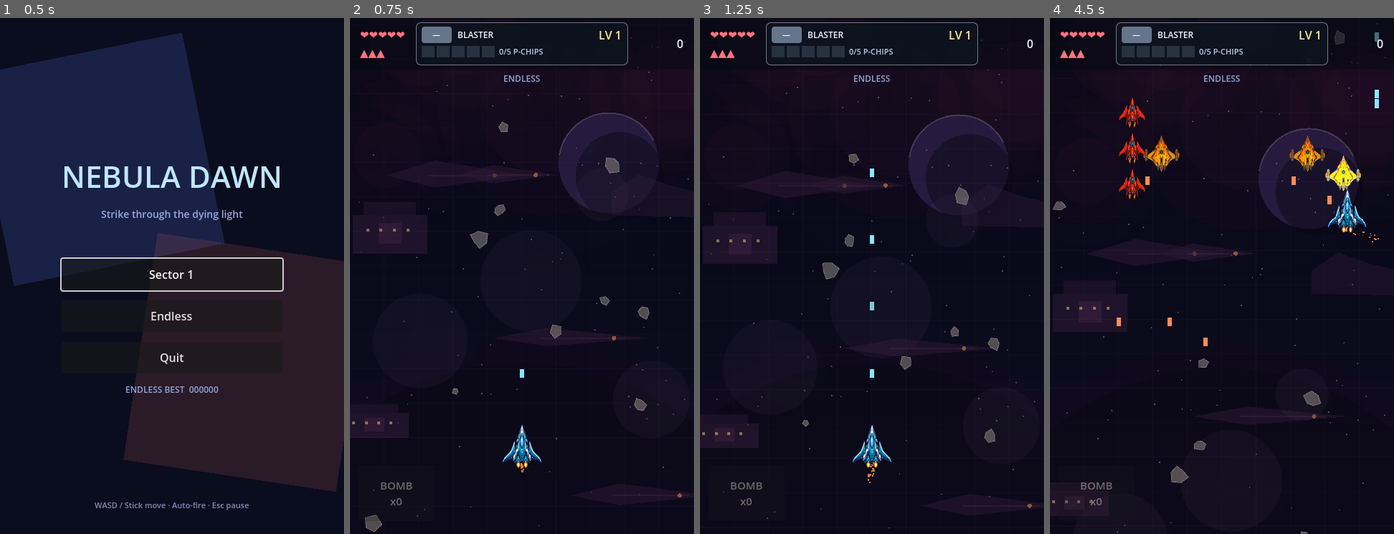
Above: before the commit, frames 1-4 (left to right).
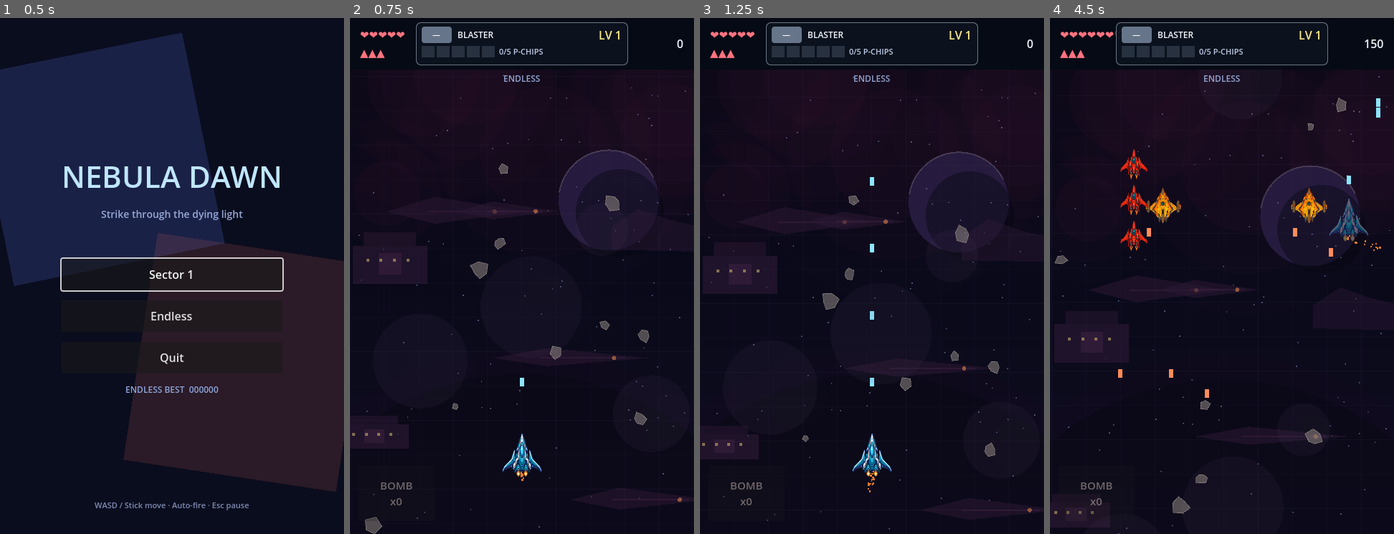
Above: after the commit, the same moments.

Repository: brottman/nebula-dawn
Game: Godot game, scene res://scenes/ui/main_menu.tscn
Same seed, same stepped clock (60 frames per second), same inputs: the game is played once before the commit and once after it.
Inputs (mouse positions are in pixels of both pictures, inside the frame that each line leads up to):
- Up to frame 1 (0.5 s): no input
- Up to frame 2 (0.75 s): click "Endless" at 0.5 s
- Up to frame 3 (1.25 s): no input
- Up to frame 4 (4.5 s): move the mouse to (1297, 250) at 1.27 s; hold D (move_right) 1.28-2 s; hold B (bomb) 1.28-2 s; click (1297, 250) at 1.42 s; drag from (1153, 301) to (1311, 332) at 2.02 s; move the mouse to (1256, 162) at 2.77 s; hold D (move_right) 2.78-3.5 s; hold B (bomb) 2.78-3.5 s; click (1256, 162) at 2.92 s; drag from (1204, 379) to (1277, 110) at 3.52 s; move the mouse to (1325, 353) at 4.27 s; hold A (move_left) from 4.28 s (still down); hold B (bomb) from 4.28 s (still down); click (1325, 353) at 4.42 s

Frame 1 is identical in both runs. In frame 2, 5.0% of the frame differs, in the area x 0-99%, y 3-100%; in frame 3, 5.0%; in frame 4, 7.2%, in the area x 0-99%, y 0-100%.

Commit message:
Commit pending changes via SysManager

Diff:
--- a/scenes/game/game_world.tscn
+++ b/scenes/game/game_world.tscn
@@ -11,35 +11,59 @@
 [ext_resource type="Script" path="res://scripts/mission/formation_tracker.gd" id="9"]
 [ext_resource type="Script" path="res://scripts/stage/stage_director.gd" id="10"]
 
-[node name="GameWorld" type="Node2D"]
+[node name="GameWorld" type="Control"]
+layout_mode = 3
+anchors_preset = 15
+anchor_right = 1.0
+anchor_bottom = 1.0
+grow_horizontal = 2
+grow_vertical = 2
+mouse_filter = 2
 script = ExtResource("1")
 
-[node name="ParallaxBg" parent="." instance=ExtResource("2")]
+[node name="PlayfieldHost" type="SubViewportContainer" parent="."]
+layout_mode = 1
+anchors_preset = 15
+anchor_right = 1.0
+anchor_bottom = 1.0
+offset_top = 72.0
+grow_horizontal = 2
+grow_vertical = 2
+mouse_filter = 0
+stretch = true
 
-[node name="Entities" type="Node2D" parent="."]
+[node name="Playfield" type="SubViewport" parent="PlayfieldHost"]
+handle_input_locally = true
+size = Vector2i(480, 648)
+render_target_update_mode = 4
+physics_object_picking = true
 
-[node name="Projectiles" type="Node2D" parent="."]
+[node name="ParallaxBg" parent="PlayfieldHost/Playfield" instance=ExtResource("2")]
 
-[node name="Player" parent="." instance=ExtResource("3")]
-position = Vector2(240, 600)
+[node name="Entities" type="Node2D" parent="PlayfieldHost/Playfield"]
 
-[node name="Camera2D" type="Camera2D" parent="."]
-position = Vector2(240, 360)
+[node name="Projectiles" type="Node2D" parent="PlayfieldHost/Playfield"]
+
+[node name="Player" parent="PlayfieldHost/Playfield" instance=ExtResource("3")]
+position = Vector2(240, 540)
+
+[node name="Camera2D" type="Camera2D" parent="PlayfieldHost/Playfield"]
+position = Vector2(240, 324)
 enabled = true
 
-[node name="ProjectilePool" type="Node" parent="."]
+[node name="ProjectilePool" type="Node" parent="PlayfieldHost/Playfield"]
 script = ExtResource("4")
 
-[node name="WaveSpawner" type="Node" parent="."]
+[node name="WaveSpawner" type="Node" parent="PlayfieldHost/Playfield"]
 script = ExtResource("5")
 
-[node name="MissionRunner" type="Node" parent="."]
+[node name="MissionRunner" type="Node" parent="PlayfieldHost/Playfield"]
 script = ExtResource("6")
 
-[node name="FormationTracker" type="Node" parent="."]
+[node name="FormationTracker" type="Node" parent="PlayfieldHost/Playfield"]
 script = ExtResource("9")
 
-[node name="StageDirector" type="Node" parent="."]
+[node name="StageDirector" type="Node" parent="PlayfieldHost/Playfield"]
 script = ExtResource("10")
 
 [node name="HUD" parent="." instance=ExtResource("7")]
--- a/scenes/game/hud.tscn
+++ b/scenes/game/hud.tscn
@@ -31,7 +31,7 @@
 grow_horizontal = 2
 grow_vertical = 2
 mouse_filter = 2
-color = Color(0.02, 0.04, 0.08, 0.55)
+color = Color(0.02, 0.04, 0.08, 1)
 
 [node name="HPLivesLabel" type="Label" parent="Root/TopBar"]
 layout_mode = 0
--- a/scripts/game/game_world.gd
+++ b/scripts/game/game_world.gd
@@ -1,18 +1,24 @@
-extends Node2D
+extends Control
 ## Shared game world for campaign missions and endless mode.
+## Playfield renders in a SubViewport below the top HUD bar so chrome
+## does not cover the Camera2D action zone.
 
-@onready var parallax: Node2D = $ParallaxBg
-@onready var player: CharacterBody2D = $Player
-@onready var entities: Node2D = $Entities
-@onready var projectiles: Node2D = $Projectiles
+const HUD_TOP_HEIGHT := 72.0
+
+@onready var playfield_host: SubViewportContainer = $PlayfieldHost
+@onready var playfield: SubViewport = $PlayfieldHost/Playfield
+@onready var parallax: Node2D = $PlayfieldHost/Playfield/ParallaxBg
+@onready var player: CharacterBody2D = $PlayfieldHost/Playfield/Player
+@onready var entities: Node2D = $PlayfieldHost/Playfield/Entities
+@onready var projectiles: Node2D = $PlayfieldHost/Playfield/Projectiles
 @onready var hud: CanvasLayer = $HUD
 @onready var pause_menu: CanvasLayer = $PauseMenu
-@onready var camera: Camera2D = $Camera2D
-@onready var pool: ProjectilePool = $ProjectilePool
-@onready var spawner: Node = $WaveSpawner
-@onready var runner: Node = $MissionRunner
-@onready var formation_tracker: Node = $FormationTracker
-@onready var stage_director: Node = $StageDirector
+@onready var camera: Camera2D = $PlayfieldHost/Playfield/Camera2D
+@onready var pool: ProjectilePool = $PlayfieldHost/Playfield/ProjectilePool
+@onready var spawner: Node = $PlayfieldHost/Playfield/WaveSpawner
+@onready var runner: Node = $PlayfieldHost/Playfield/MissionRunner
+@onready var formation_tracker: Node = $PlayfieldHost/Playfield/FormationTracker
+@onready var stage_director: Node = $PlayfieldHost/Playfield/StageDirector
 
 var _shake_time: float = 0.0
 var _shake_amount: float = 0.0
@@ -39,7 +45,20 @@
 
 
 func _fit_playfield() -> void:
-	var vp := get_viewport_rect().size
+	var safe := _safe_area_insets()
+	var top_chrome := HUD_TOP_HEIGHT + safe.y
+	playfield_host.offset_top = top_chrome
+	playfield_host.offset_left = safe.x
+	playfield_host.offset_right = -safe.z
+	playfield_host.offset_bottom = -safe.w
+	# Container size updates after the current layout pass.
+	call_deferred("_finish_fit_playfield")
+
+
+func _finish_fit_playfield() -> void:
+	var vp := Vector2(playfield.size)
+	if vp.x <= 0.0 or vp.y <= 0.0:
+		return
 	camera.position = vp * 0.5
 	if _ending or not is_instance_valid(player) or player.dead:
 		return
@@ -47,8 +66,22 @@
 	player.global_position.x = clampf(player.global_position.x, margin, vp.x - margin)
 	player.global_position.y = clampf(player.global_position.y, margin, vp.y - margin)
 	# First fit: place near bottom-center if still at the editor default.
-	if player.global_position.distance_to(Vector2(240, 600)) < 2.0:
+	if player.global_position.distance_to(Vector2(240, 540)) < 2.0 \
+			or player.global_position.distance_to(Vector2(240, 600)) < 2.0:
 		player.global_position = Vector2(vp.x * 0.5, vp.y * 0.83)
+
+
+func _safe_area_insets() -> Vector4:
+	var safe := DisplayServer.get_display_safe_area()
+	var screen := DisplayServer.screen_get_size()
+	if screen.x <= 0 or screen.y <= 0:
+		return Vector4.ZERO
+	var vp := get_viewport().get_visible_rect().size
+	var left := float(safe.position.x) / float(screen.x) * vp.x
+	var top := float(safe.position.y) / float(screen.y) * vp.y
+	var right := float(screen.x - safe.end.x) / float(screen.x) * vp.x
+	var bottom := float(screen.y - safe.end.y) / float(screen.y) * vp.y
+	return Vector4(maxf(left, 0.0), maxf(top, 0.0), maxf(right, 0.0), maxf(bottom, 0.0))
 
 
 func _start_mode() -> void:
@@ -123,7 +156,7 @@
 
 func _freeze_combat() -> void:
 	if pool and pool.has_method("clear_enemy_in_radius"):
-		var vp := get_viewport_rect().size
+		var vp := Vector2(playfield.size)
 		pool.clear_enemy_in_radius(vp * 0.5, maxf(vp.x, vp.y))
 	for n in get_tree().get_nodes_in_group("enemies"):
 		if n == player:
--- a/scripts/ui/hud.gd
+++ b/scripts/ui/hud.gd
@@ -19,6 +19,7 @@
 @onready var boss_bar: ProgressBar = $Root/BossBar
 @onready var boss_label: Label = $Root/BossLabel
 @onready var pickup_toast: Label = $Root/PickupToast
+@onready var root: Control = $Root
 @onready var bomb_btn: Button = $Root/BombButton
 
 var _hp: int = 5
@@ -36,6 +37,8 @@
 	pickup_toast.visible = false
 	bomb_btn.focus_mode = Control.FOCUS_NONE
 	bomb_btn.pressed.connect(_on_bomb_pressed)
+	get_viewport().size_changed.connect(_apply_safe_area)
+	_apply_safe_area()
 	_build_weapon_module_styles()
 	_build_chip_segments()
 	EventBus.player_hp_changed.connect(_on_hp)
@@ -93,6 +96,28 @@
 		seg.color = Color(0.18, 0.22, 0.28, 0.95)
 		chip_segments.add_child(seg)
 		_segment_panels.append(seg)
+
+
+## Keep chrome clear of notches / punch-hole cameras (immersive Android).
+func _apply_safe_area() -> void:
+	var insets := _safe_area_insets()
+	root.offset_left = insets.x
+	root.offset_top = insets.y
+	root.offset_right = -insets.z
+	root.offset_bottom = -insets.w
+
+
+func _safe_area_insets() -> Vector4:
+	var safe := DisplayServer.get_display_safe_area()
+	var screen := DisplayServer.screen_get_size()
+	if screen.x <= 0 or screen.y <= 0:
+		return Vector4.ZERO
+	var vp := get_viewport().get_visible_rect().size
+	var left := float(safe.position.x) / float(screen.x) * vp.x
+	var top := float(safe.position.y) / float(screen.y) * vp.y
+	var right := float(screen.x - safe.end.x) / float(screen.x) * vp.x
+	var bottom := float(screen.y - safe.end.y) / float(screen.y) * vp.y
+	return Vector4(maxf(left, 0.0), maxf(top, 0.0), maxf(right, 0.0), maxf(bottom, 0.0))
 
 
 func _on_bomb_pressed() -> void:
Not shown, changed: README.md
Not shown, added: build/NebulaDawn-unsigned.apk.idsig
Not shown, changed: scripts/build_apk.sh
